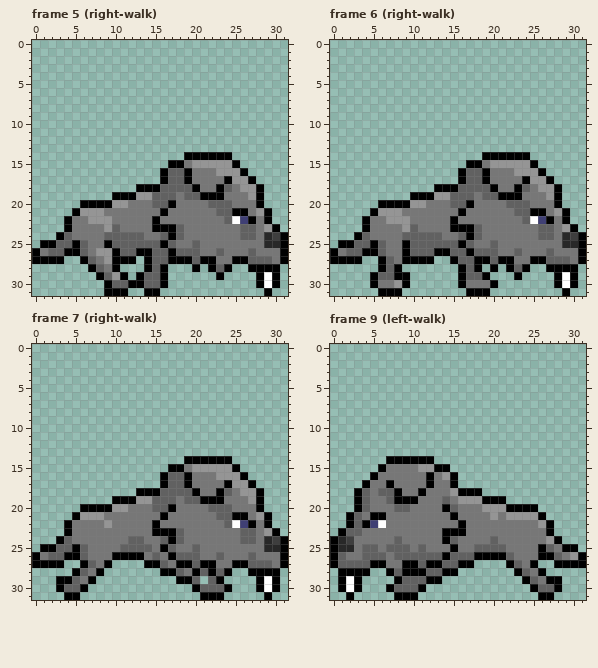
Pixel-art file: sprites/wolf/wolf.aseprite. The picture above is the old version.
32x32 pixels, 20 frames. Colours within 5 levels of each other are drawn and written as one. Shown: frame 5 (right-walk), frame 6 (right-walk), frame 7 (right-walk), frame 9 (left-walk). The commit also changed other frames, which this record leaves out.
Once edited:
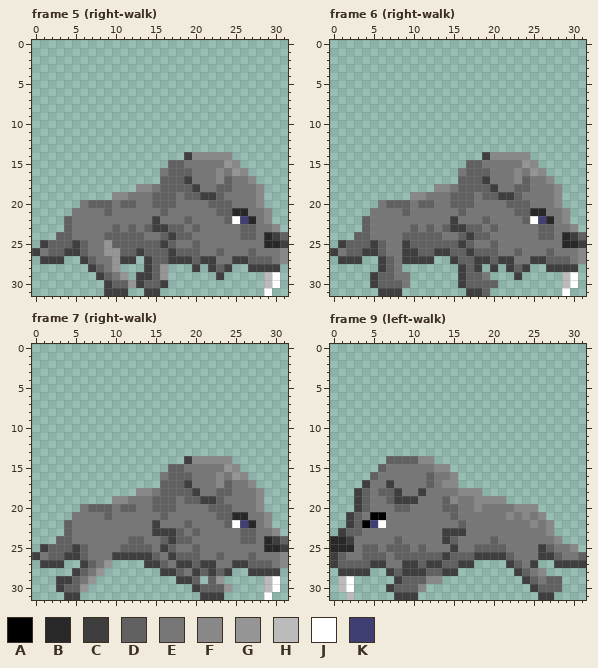
Palette (. is transparent): A #000000  B #282828  C #3e3e3e  D #616161  E #777777  F #888888  G #959595  H #bbbbbb  J #ffffff  K #3f3f74
Difference:
Changed rows in their new state; - is an unchanged pixel.
Frame 5 (right-walk):
first column x 0:
14 -------------------CFFFFF-------
15 -----------------DD-EEEE-F------
16 ----------------E--D---FE-F-----
17 ----------------D--C---FDEEF----
18 -------------FFE----C--D--EEF---
19 ----------FFEEE------CCD---EF---
20 ------EDDDEDD----D----------F---
21 -----EEEED------D--------BB-EF--
22 ----D--EEE-----C---D-------B-F--
23 ----D----E--D-DCCD--D--------EF-
24 ---D-------------C-D-----------D
25 -CD--C---G------C--------------C
26 C---CC--E-G--CD--C-------------F
27 .CCC--C--EGCC-C--CCC-CC--CC----F
28 -------C--G---C-G---C-C-C--CCCC-
29 --------C-EG-CC-G------C----.HJ-
30 ---------C--GC--C-----------.HJ-
31 ---------CCC--CC-------------J--
Frame 6 (right-walk):
first column x 0:
14 -------------------CFFFFF-------
15 -----------------DD-EEEE-F------
16 ----------------E--D---FE-F-----
17 ----------------D--C---FDEEF----
18 -------------FFE----C--D--EEF---
19 ----------FFEEE------CCD---EF---
20 ------EDDDEDD----D----------F---
21 -----EEEED------D--------BB-EF--
22 ----D--EEE-----C---D-------B-F--
23 ----D----E--D-DCCD--D--------EF-
24 ---D-------------C-D-----------D
25 -CD--C---C------C--------------C
26 C---CC---CC--CC--C-------------F
27 .CCC--C--CCCC--C--CC-CC--CC----F
28 ------C-E-------C-C-C-C-C--CCCC-
29 -----C--EE------C--E---C----.HJ-
30 -----CDDDE------CDDDD-------.HJ-
31 ------CCC--------CCD---------J--
Frame 7 (right-walk):
first column x 0:
14 -------------------CFFFFF-------
15 -----------------DD-EEEE-F------
16 ----------------E--D---FE-F-----
17 ----------------D--C---FDEEF----
18 -------------FFE----C--D--EEF---
19 ----------FFEEE------CCD---EF---
20 ------EDDDEDD----D----------F---
21 -----EEEED------D--------BB-EF--
22 ----D----E-----C---D-------B-F--
23 ----D----------CCC--D--------EF-
24 ---D-------------C-D-----------D
25 -CD--C----------C--------------C
26 C---CC----CCCCC--C-------------F
27 .CCC--C--G----CC--CC-CC--CC----F
28 -----C--G-------CC--C-C-C--CCCC-
29 ---CC--G----------CC---G----.HJ-
30 ---C--G-------------C---G---.HJ-
31 ----CC---------------CCC-----J--
Frame 9 (left-walk):
first column x 0:
14 -------DDDDFF-------------------
15 ------D----EEFF-----------------
16 -----D------D-EF----------------
17 ----C--C----D-FF----------------
18 ---C----C--C---EFFF-------------
19 ---C----CCC----FEEFFFF----------
20 ---C----------D---FEEEEFFF------
21 --C------------D----E-FEFEF-----
22 --C-------------D--------FEF----
23 -C------------CCC----------F----
24 B-------------C------------EF---
25 B--------------C----------C--EF-
26 C-------------C---CCCC----CC--ED
27 C----CC--CC-CC--CC----C--C--CCCC
28 -CCCC--C-CCC--CC-------C--F-----
29 -H-.----C---FF----------C--DD---
30 -H-.---C---F-------------C--D---
31 --H-----CCC---------------CC----
